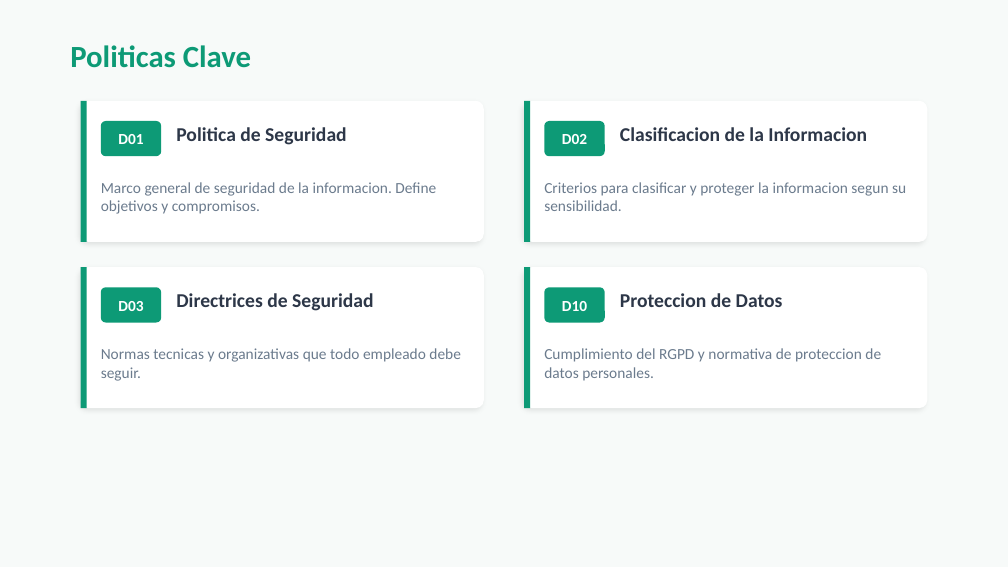
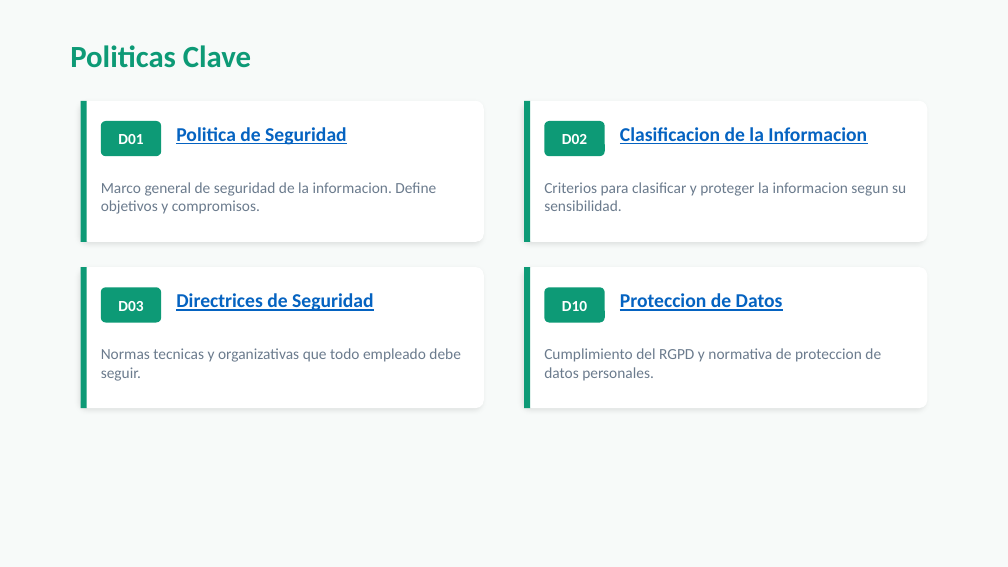
Before and after one commit to testMyummm/optim-ens, a slide deck: slide 9 of 08_GOBERNANZA/Presentacion ENS equipo optimTech.pptx. Drawn at 1008x567 pixels with LibreOffice and Linux fonts; fonts in the diff are those of the drawing. Boxes give left, top, right and bottom in pixels: in the first picture for what was removed or moved away, otherwise in the second. Text is boxed around its words. In the diff, an @@ line names an element or a change of style, - is before the commit and + after.

```diff
--- a/08_GOBERNANZA/Presentacion ENS equipo optimTech.pptx
+++ b/08_GOBERNANZA/Presentacion ENS equipo optimTech.pptx
@@ text colour #2D3748 to #0563C1, underline on in 4 elements at (176, 127, 347, 145), (620, 127, 867, 144), (176, 293, 374, 311), (620, 293, 783, 311) @@
```
Also in this commit, not shown: 1 other slide changed, 1 other file.
